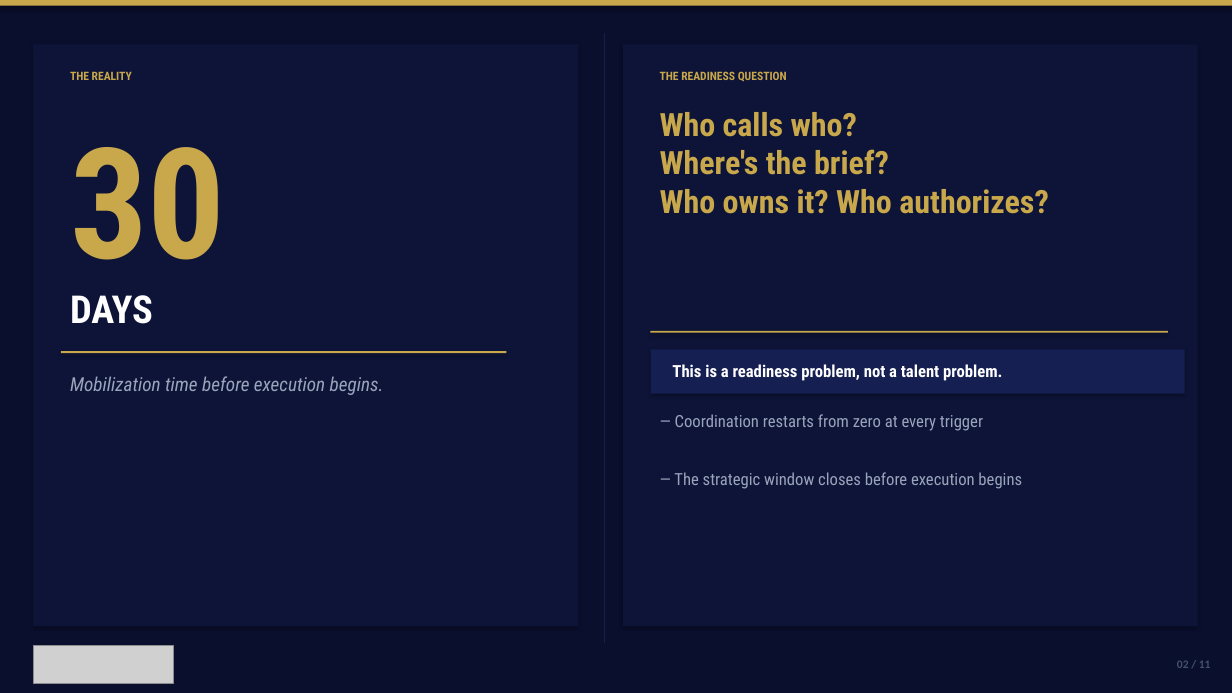
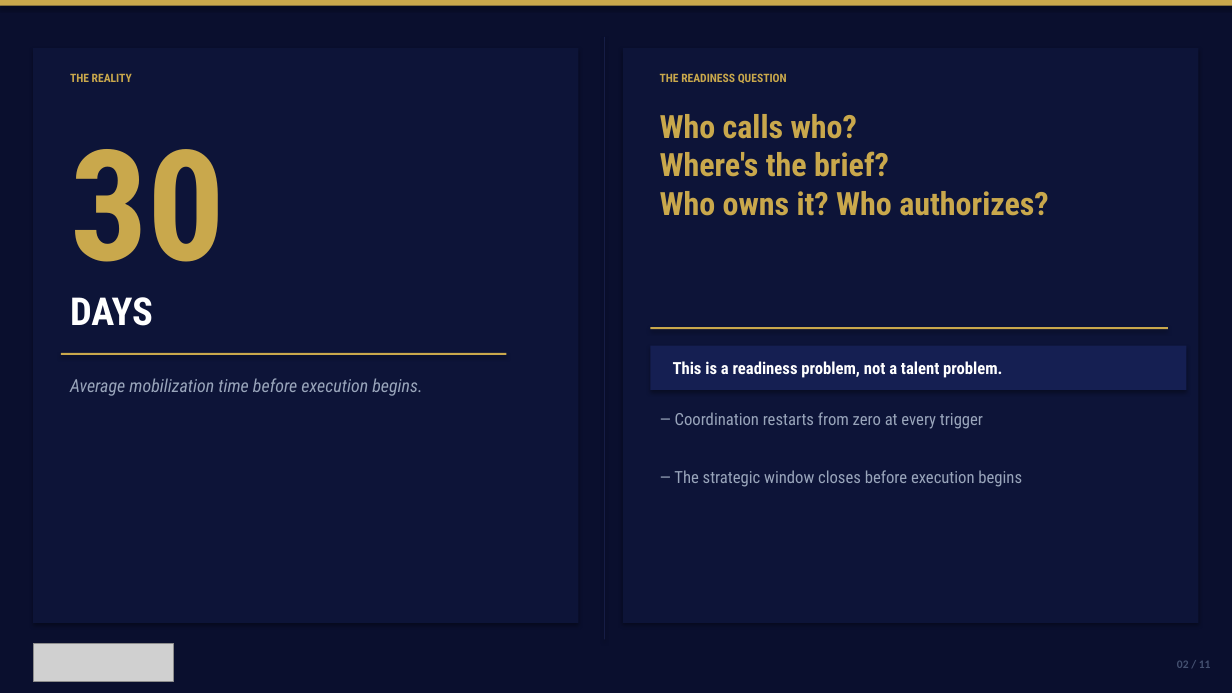
Before and after one commit to mbrunke18/CodePlatform1, a slide deck: slide 2 of attached_assets/VaughnMartin-Investor-Pitch-Deck-v10.pptx. Drawn at 1232x693 pixels with LibreOffice and Linux fonts; fonts in the diff are those of the drawing; grey boxes stand for pictures. Boxes give left, top, right and bottom in pixels: in the first picture for what was removed or moved away, otherwise in the second. Text is boxed around its words. In the diff, an @@ line names an element or a change of style, - is before the commit and + after.

```diff
--- a/attached_assets/VaughnMartin-Investor-Pitch-Deck-v10.pptx
+++ b/attached_assets/VaughnMartin-Investor-Pitch-Deck-v10.pptx
@@ rectangle: place and size @@
-rectangle at (33, 44, 579, 627)
+rectangle at (33, 48, 579, 623)
@@ rectangle: place and size @@
-rectangle at (604, 33, 605, 643)
+rectangle at (604, 37, 605, 640)
@@ rectangle: place and size @@
-rectangle at (623, 44, 1198, 627)
+rectangle at (623, 48, 1199, 623)
@@ rectangle: place and size @@
-rectangle at (651, 331, 1168, 333)
+rectangle at (651, 327, 1168, 329)
@@ rectangle: place and size @@
-rectangle at (651, 349, 1185, 394)
+rectangle at (651, 346, 1187, 390)
@@ text at (70, 378, 422, 396): text changed; size 15 to 14 pt @@
-Mobilization time before execution begins.
+Average mobilization time before execution begins.
```
Also in this commit, not shown: 10 other slides changed, 3 other files.
